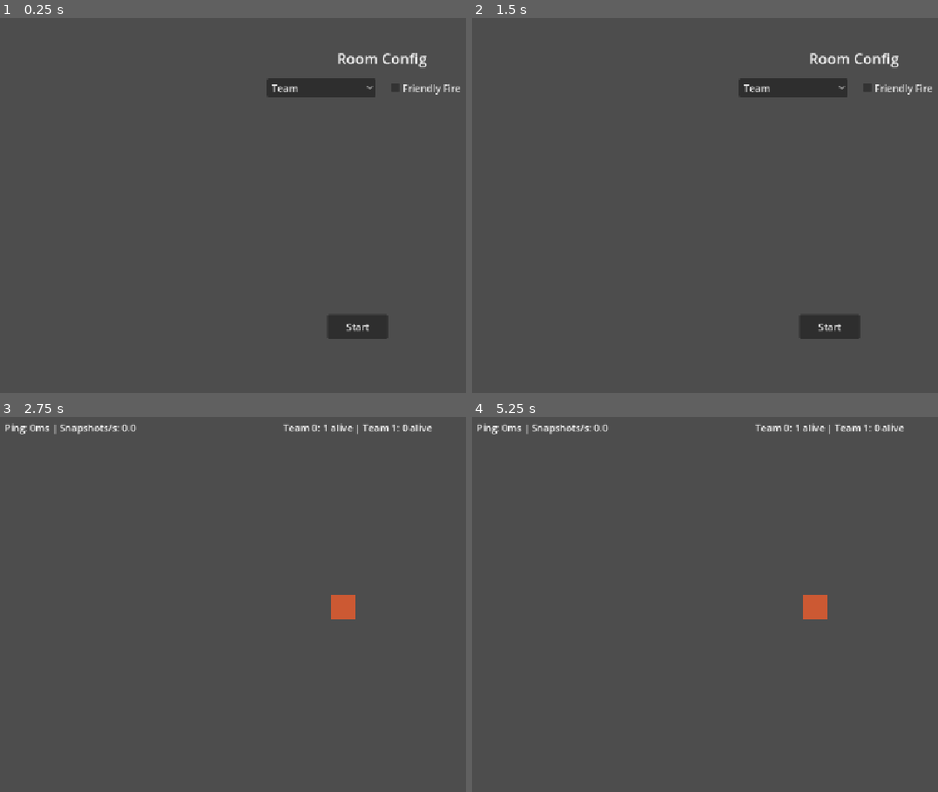
Above: before the commit, frames 1-4 (two rows, left to right).
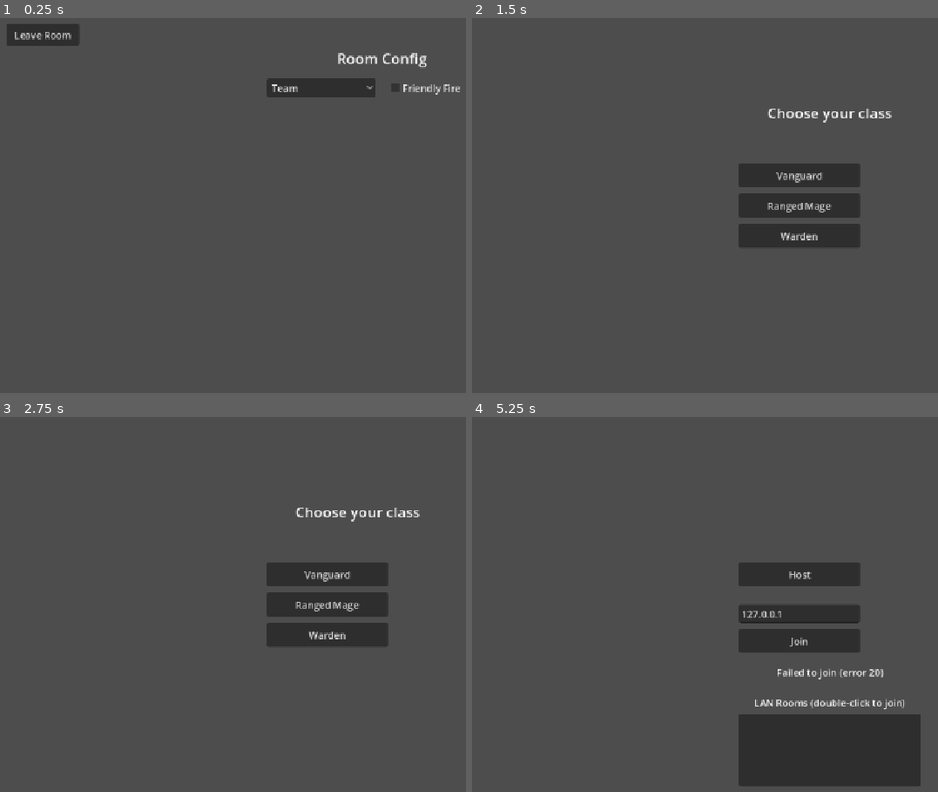
Above: after the commit, the same moments.

Repository: thiagossdev/amazing-clash
Game: Godot game, scene res://ui/lobby/Lobby.tscn
The game is run twice, just before and just after one commit, with the same random seed, the same clock (stepped at 60 frames per second) and the same inputs. This scene is started directly instead of the project's main scene.
Inputs (mouse positions are in pixels of both pictures, inside the frame that each line leads up to):
- Up to frame 1 (0.25 s): no input
- Up to frame 2 (1.5 s): click (513, 36) at 0.5 s, where only the run after the commit has a clickable "Leave Room"; click (830, 265) at 1.25 s, where only the run after the commit has a clickable "Play"
- Up to frame 3 (2.75 s): click (358, 724) at 2 s, where only the run before the commit has a clickable "Start"
- Up to frame 4 (5.25 s): click (798, 574) at 2.75 s, where only the run after the commit has a clickable "Vanguard"; click (798, 574) at 3.5 s, where only the run after the commit has a clickable "Host"; click (798, 642) at 4.25 s, where only the run after the commit has a clickable "Join"; move the mouse to (outside the picture) at 5.02 s; hold D (move_right) from 5.03 s (still down); hold E (ability_e) from 5.03 s (still down); click (outside the picture) at 5.17 s

The runs differ from the first frame. In frame 1, 1.6% of the frame differs, in the area x 1-84%, y 1-86%; in frame 2, 7.5%; in frame 3, 5.8%; in frame 4, 13%, in the area x 1-97%, y 1-99%.
Error before the commit: Invalid call. Nonexistent function 'all_non_host_ready' in base 'Node (lobby_state.gd)'. (res://ui/lobby/lobby.gd:92)

Commit message:
feat(lobby): Leave Room button, ready toggle UI, Red/Blue labels
Room Config now shows a Ready/Not Ready toggle button (with Switch
Team below it) on every row including the host's own, and a Leave
Room button that disconnects back to Main Menu -- replacing the old
non-host-only checkbox + host-only Start button entirely. Team labels
read Red/Blue instead of Team 1/Team 2. Doc comments in
core/match_state.gd and net/lan_discovery.gd updated to point at the
new auto-start trigger instead of the removed Start button.

Co-Authored-By: Claude Sonnet 5 <noreply@anthropic.com>

Diff:
--- a/core/match_state.gd
+++ b/core/match_state.gd
@@ -132,8 +132,10 @@
 		enter_in_progress()
 
 
-## Server-only: called by ui/lobby/lobby.gd's host-only Start button
-## with the mode chosen in Room Config. Every peer reacts by scene-
+## Server-only: called by net/lobby_state.gd's own _start_match() (Phase
+## 14: automatically, once the room's ready-countdown completes -- there
+## is no more host-only Start button, see ui/lobby/lobby.gd) with the
+## mode chosen in Room Config. Every peer reacts by scene-
 ## changing to TestArena.tscn; the actual match doesn't start until
 ## every one of them reports back ready, see report_loaded() below.
 ## Phase 8: broadcasts mode here (rather than leaving match_mode
--- a/net/lan_discovery.gd
+++ b/net/lan_discovery.gd
@@ -101,8 +101,10 @@
 
 
 ## Host-only: stops the beacon. Called once the room stops accepting
-## new joiners (Room Config's Start button, see ui/lobby/lobby.gd) --
-## advertising a room nobody can actually join anymore is pointless.
+## new joiners -- the ready-countdown auto-starting the match (Phase
+## 14, net/lobby_state.gd's own _start_match()) or the host itself
+## pressing Leave Room (ui/lobby/lobby.gd) -- advertising a room nobody
+## can actually join anymore is pointless.
 func stop_advertising() -> void:
 	if _advertise_socket:
 		_advertise_socket.close()
--- a/ui/lobby/Lobby.tscn
+++ b/ui/lobby/Lobby.tscn
@@ -39,19 +39,19 @@
 offset_right = 830.0
 offset_bottom = 460.0
 
-[node name="StartButton" type="Button" parent="." unique_id=2054886002]
-layout_mode = 0
-offset_left = 550.0
-offset_top = 500.0
-offset_right = 650.0
-offset_bottom = 540.0
-text = "Start"
-
-[node name="WaitingLabel" type="Label" parent="." unique_id=1896039166]
+[node name="StatusLabel" type="Label" parent="." unique_id=1896039166]
 layout_mode = 0
 offset_left = 450.0
 offset_top = 500.0
 offset_right = 830.0
 offset_bottom = 540.0
-text = "Waiting for host..."
+text = ""
 horizontal_alignment = 1
+
+[node name="LeaveButton" type="Button" parent="." unique_id=3517294885]
+layout_mode = 0
+offset_left = 20.0
+offset_top = 20.0
+offset_right = 140.0
+offset_bottom = 56.0
+text = "Leave Room"
--- a/ui/lobby/lobby.gd
+++ b/ui/lobby/lobby.gd
@@ -3,11 +3,19 @@
 ## SELF-SERVICE team assignment (Team mode only -- a "Switch Team"
 ## button on a peer's own row only, never another peer's; corrected
 ## mid-Phase-9, was host-controlled-for-everyone, a real authority bug
-## the human owner caught, not a design choice), a ready checkbox per
-## non-host player, a self-service perk pick (Phase 9, visible on every
-## row, changeable only on a peer's own -- same authority shape as
-## team), and a host-only Start button. LAN discovery (Phase 10) is not
-## this screen's job yet, see memory/plan.md's "Slices 7-10".
+## the human owner caught, not a design choice), a self-service perk
+## pick (Phase 9, visible on every row, changeable only on a peer's
+## own -- same authority shape as team), and a Leave Room button (Phase
+## 14, returns to Main Menu). LAN discovery (Phase 10) is not this
+## screen's job, see memory/plan.md's "Slices 7-10".
+##
+## Phase 14: ready is now symmetric (a toggle Button per row, including
+## the host's own) rather than a checkbox for every peer EXCEPT the
+## host plus a separate host-only Start button -- LobbyState itself
+## decides WHEN to actually start (a server-side countdown once
+## everyone's ready, see LobbyState._recompute_countdown()), this
+## screen just reflects that countdown's broadcast value. There is no
+## more Start button to press.
 ##
 ## Mode/friendly-fire controls are host-only: NetworkManager.is_server()
 ## gates both interactivity (disabled for clients) and which peer's own
@@ -26,14 +34,12 @@
 @onready var _mode_option: OptionButton = $ModeOptionButton
 @onready var _friendly_fire_check: CheckBox = $FriendlyFireCheckBox
 @onready var _player_list_container: VBoxContainer = $PlayerListContainer
-@onready var _start_button: Button = $StartButton
-@onready var _waiting_label: Label = $WaitingLabel
+@onready var _status_label: Label = $StatusLabel
+@onready var _leave_button: Button = $LeaveButton
 
 
 func _ready() -> void:
 	_is_host = NetworkManager.is_server()
-	_start_button.visible = _is_host
-	_waiting_label.visible = not _is_host
 
 	for label in MODE_LABELS:
 		_mode_option.add_item(label)
@@ -42,9 +48,10 @@
 	if _is_host:
 		_mode_option.item_selected.connect(_on_mode_selected)
 		_friendly_fire_check.toggled.connect(_on_friendly_fire_toggled)
-	_start_button.pressed.connect(_on_start_pressed)
+	_leave_button.pressed.connect(_on_leave_pressed)
 
 	LobbyState.room_state_changed.connect(_refresh_room_ui)
+	LobbyState.countdown_changed.connect(_refresh_status_label)
 	EventBus.match_state_changed.connect(_on_match_state_changed)
 	_refresh_room_ui()
 	_maybe_dev_hooks()
@@ -58,10 +65,10 @@
 	LobbyState.set_room_friendly_fire(value)
 
 
-func _on_start_pressed() -> void:
+func _on_leave_pressed() -> void:
 	LanDiscovery.stop_advertising()
-	MatchState.friendly_fire_enabled = LobbyState.room_friendly_fire
-	MatchState.enter_loading(LobbyState.room_match_mode as MatchState.MatchMode)
+	NetworkManager.close()
+	get_tree().change_scene_to_file("res://ui/main_menu/MainMenu.tscn")
 
 
 ## LOADING (not IN_PROGRESS) is the scene-change trigger -- every peer
@@ -88,10 +95,16 @@
 	for peer_id in LobbyState.player_class_ids:
 		_player_list_container.add_child(_build_player_row(peer_id, local_id, team_mode))
 
-	var team_split_ok := (not team_mode) or LobbyState.has_valid_team_split()
-	_start_button.disabled = (
-		not LobbyState.all_non_host_ready(_host_peer_id()) or not team_split_ok
-	)
+	_refresh_status_label()
+
+
+## LobbyState.countdown_seconds_remaining is -1.0 whenever nothing is
+## counting down (not everyone ready yet, or still inside the silent
+## pre-delay window) -- blank status in that case, same as this screen
+## showed nothing extra before the Start button existed.
+func _refresh_status_label() -> void:
+	var remaining := LobbyState.countdown_seconds_remaining
+	_status_label.text = "Starting in %d..." % int(ceil(remaining)) if remaining >= 0.0 else ""
 
 
 func _build_player_row(peer_id: int, local_id: int, team_mode: bool) -> HBoxContainer:
@@ -99,21 +112,25 @@
 
 	var label := Label.new()
 	var class_id: String = LobbyState.player_class_ids[peer_id]
-	var team_suffix := " [Team %d]" % LobbyState.get_team_id(peer_id) if team_mode else ""
+	var team_suffix := (
+		" [%s]" % LobbyState.team_label(LobbyState.get_team_id(peer_id)) if team_mode else ""
+	)
 	var perk_id := LobbyState.get_perk_id(peer_id, LobbyState.PERK_IDS[0])
 	var perk_suffix := " (%s)" % perk_id.capitalize()
 	var role_suffix := " (Host)" if peer_id == _host_peer_id() else ""
 	label.text = "Peer %s: %s%s%s%s" % [peer_id, class_id, team_suffix, perk_suffix, role_suffix]
 	row.add_child(label)
 
-	if peer_id != _host_peer_id():
-		var ready_check := CheckBox.new()
-		ready_check.text = "Ready"
-		ready_check.button_pressed = LobbyState.is_ready(peer_id)
-		ready_check.disabled = peer_id != local_id
-		if peer_id == local_id:
-			ready_check.toggled.connect(LobbyState.set_local_ready)
-		row.add_child(ready_check)
+	var controls := VBoxContainer.new()
+	var is_ready_now := LobbyState.is_ready(peer_id)
+	var ready_button := Button.new()
+	ready_button.toggle_mode = true
+	ready_button.button_pressed = is_ready_now
+	ready_button.text = "Not Ready" if is_ready_now else "Ready"
+	ready_button.disabled = peer_id != local_id
+	if peer_id == local_id:
+		ready_button.toggled.connect(LobbyState.set_local_ready)
+	controls.add_child(ready_button)
 
 	if peer_id == local_id and team_mode:
 		var switch_button := Button.new()
@@ -121,7 +138,9 @@
 		switch_button.pressed.connect(
 			func(): LobbyState.set_local_team(1 - LobbyState.get_team_id(local_id))
 		)
-		row.add_child(switch_button)
+		controls.add_child(switch_button)
+
+	row.add_child(controls)
 
 	if peer_id == local_id:
 		row.add_child(_build_perk_option())
@@ -156,9 +175,12 @@
 ## memory/verify.md's Phase 8 section for how these are used in the
 ## live multi-process test. Host-only flags do nothing on a client, and
 ## vice versa, matching each control's own real interactivity gating.
-## --dev-switch-team and --dev-perk=<id> are available to EITHER role --
-## team and perk are both self-service, per-player choices, not
-## host-only (team corrected mid-Phase-9; perk is Phase 9's own new pick).
+## --dev-ready, --dev-switch-team, and --dev-perk=<id> are available to
+## EITHER role -- Phase 14 made ready symmetric (team and perk were
+## already self-service, per-player choices, not host-only). There is
+## no more --dev-autostart: the countdown itself is what starts the
+## match now, once every peer (including the host) has readied up --
+## see LobbyState._recompute_countdown().
 func _maybe_dev_hooks() -> void:
 	var args := OS.get_cmdline_user_args()
 	if _is_host:
@@ -166,25 +188,32 @@
 			_on_mode_selected(MatchState.MatchMode.FREE_FOR_ALL)
 		if "--dev-room-friendly-fire" in args:
 			_on_friendly_fire_toggled(true)
-	else:
-		if "--dev-ready" in args:
-			LobbyState.set_local_ready(true)
+	if "--dev-ready" in args:
+		_await_and_set_local_ready(true)
 	if "--dev-switch-team" in args:
 		_await_and_switch_local_team()
 	for arg in args:
 		if arg.begins_with("--dev-perk="):
 			LobbyState.set_local_perk(arg.trim_prefix("--dev-perk="))
-	if _is_host and "--dev-autostart" in args:
-		_await_and_autostart()
 
 
 ## Waits for the LOCAL peer's own registration to land in LobbyState
-## before switching -- synchronous on the host (register_local_player()
-## applies directly), but a client's own registration only lands after
-## its _rpc_register round-trip completes, so a poll (not a fixed
-## delay -- proved unreliable across independent OS processes in Phase
-## 7's own live testing) is needed here too, same bounded-wait
-## reasoning as _await_and_autostart().
+## before setting ready -- synchronous on the host (register_local_
+## player() applies directly), but a client's own registration only
+## lands after its _rpc_register round-trip completes, so a poll (not a
+## fixed delay -- proved unreliable across independent OS processes in
+## Phase 7's own live testing) is needed here too, same bounded-wait
+## reasoning as _await_and_switch_local_team() below.
+func _await_and_set_local_ready(ready: bool) -> void:
+	var local_id := multiplayer.get_unique_id()
+	var max_wait_ticks := 40
+	for _i in max_wait_ticks:
+		if LobbyState.player_class_ids.has(local_id):
+			LobbyState.set_local_ready(ready)
+			return
+		await get_tree().create_timer(0.5).timeout
+
+
 func _await_and_switch_local_team() -> void:
 	var local_id := multiplayer.get_unique_id()
 	var max_wait_ticks := 40
@@ -193,21 +222,3 @@
 			LobbyState.set_local_team(1 - LobbyState.get_team_id(local_id))
 			return
 		await get_tree().create_timer(0.5).timeout
-
-
-## Polls (rather than a fixed delay, which proved unreliable in Phase
-## 7's own live testing: 2 independent OS processes have no shared
-## clock) for every non-host peer to be both registered AND ready
-## before auto-starting, up to a bounded wait so a genuinely solo run
-## doesn't hang forever either.
-func _await_and_autostart() -> void:
-	var min_peers := 2
-	var max_wait_ticks := 40
-	for _i in max_wait_ticks:
-		if (
-			LobbyState.player_class_ids.size() >= min_peers
-			and LobbyState.all_non_host_ready(_host_peer_id())
-		):
-			break
-		await get_tree().create_timer(0.5).timeout
-	_on_start_pressed()
